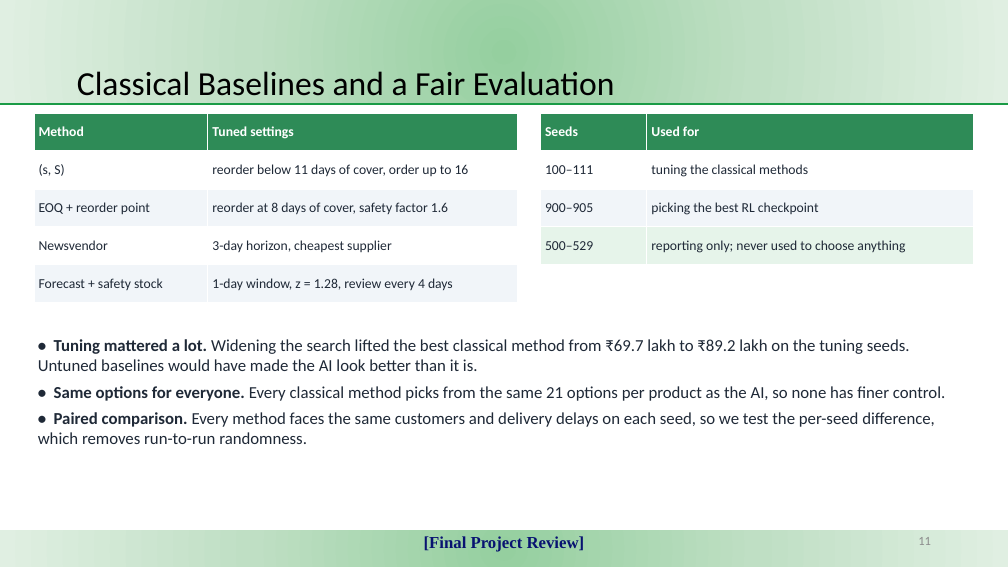
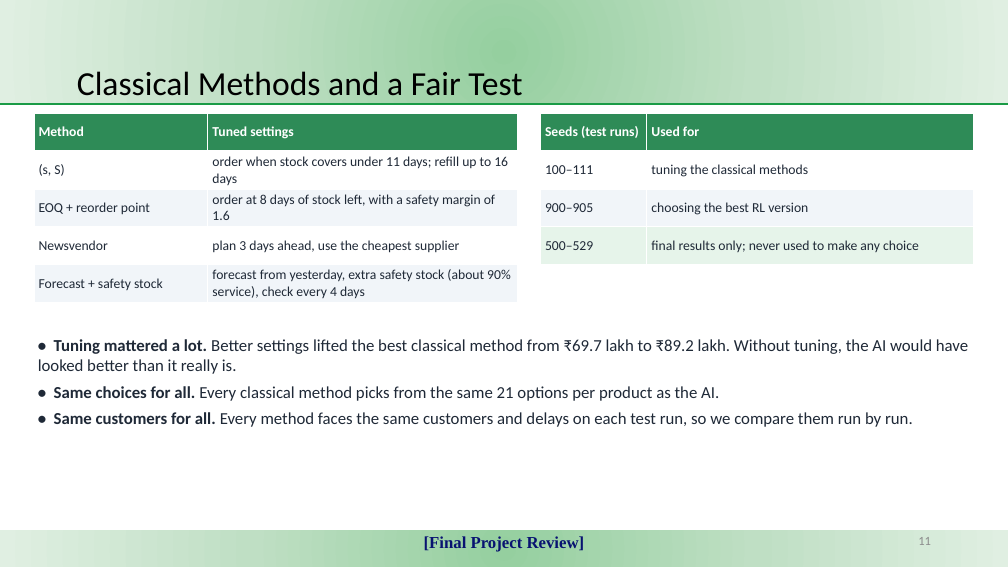
Before and after one commit to KJSK-Koushik/Supply-AI-RL-Explainable-supply-chain-Optimisation, a slide deck: slide 11 of reports/SupplyAI-RL_Final_Project_Review.pptx. Drawn at 1008x567 pixels with LibreOffice and Linux fonts; fonts in the diff are those of the drawing. Boxes give left, top, right and bottom in pixels: in the first picture for what was removed or moved away, otherwise in the second. Text is boxed around its words. In the diff, an @@ line names an element or a change of style, - is before the commit and + after.

Commit message:
Rewrite the final-review deck text in simpler words
Same slides, layout and numbers. Plain-English wording for the introduction,
problem, gaps, objectives, methodology, dataset, baselines, explainer,
crisis, dashboard, results and conclusion slides and for the three
infographics (architecture, agent loop, explainer pipeline). Technical terms
are kept but explained where they first appear.

scripts/simplify_deck_text.py records the edit. It rewrites text in place and
is not a build step.

```diff
--- a/reports/SupplyAI-RL_Final_Project_Review.pptx
+++ b/reports/SupplyAI-RL_Final_Project_Review.pptx
@@ title at (x1=77, y1=71, x2=522, y2=104): text changed @@
-Classical Baselines and a Fair Evaluation
+Classical Methods and a Fair Test
@@ table at (x1=34, y1=113, x2=518, y2=302) @@
-row 2, column 2: reorder below 11 days of cover, order up to 16
+row 2, column 2: order when stock covers under 11 days; refill up to 16 days
-row 3, column 2: reorder at 8 days of cover, safety factor 1.6
+row 3, column 2: order at 8 days of stock left, with a safety margin of 1.6
-row 4, column 2: 3-day horizon, cheapest supplier
+row 4, column 2: plan 3 days ahead, use the cheapest supplier
-row 5, column 2: 1-day window, z = 1.28, review every 4 days
+row 5, column 2: forecast from yesterday, extra safety stock (about 90% service), check every 4 days
@@ table at (x1=541, y1=113, x2=974, y2=265) @@
-row 1, column 1: Seeds
+row 1, column 1: Seeds (test runs)
-row 3, column 2: picking the best RL checkpoint
+row 3, column 2: choosing the best RL version
-row 4, column 2: reporting only; never used to choose anything
+row 4, column 2: final results only; never used to make any choice
@@ text at (x1=38, y1=339, x2=968, y2=427): text changed @@
-• Tuning mattered a lot. Widening the search lifted the best classical method from ₹69.7 lakh to ₹89.2 lakh on the tuning seeds. Untuned baselines would have made the AI look better than it is.
-• Same options for everyone. Every classical method picks from the same 21 options per product as the AI, so none has finer control.
-• Paired comparison. Every method faces the same customers and delivery delays on each seed, so we test the per-seed difference, which removes run-to-run randomness.
+• Tuning mattered a lot. Better settings lifted the best classical method from ₹69.7 lakh to ₹89.2 lakh. Without tuning, the AI would have looked better than it really is.
+• Same choices for all. Every classical method picks from the same 21 options per product as the AI.
+• Same customers for all. Every method faces the same customers and delays on each test run, so we compare them run by run.
```
Also in this commit, not shown: 19 other slides changed, 7 other files.
